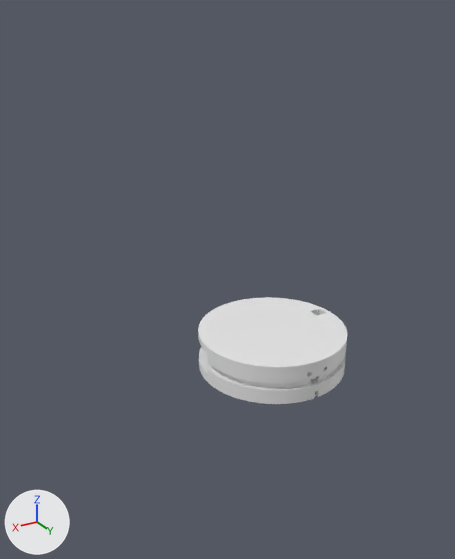
Before and after pictures for a commit that changed the Blender file Blender/!3D Printing/Semrah V1/OfficialAfterModifierApplications.blend.
Rendered twice from a 50 mm lens placed at (70.8, 99.2, 77.1), pointed at (6.1, -8.7, 23.2). Lighting does not change. The marker at lower left points along +X, +Y and +Z.

In view in the first picture: 'BatteryHolder'.
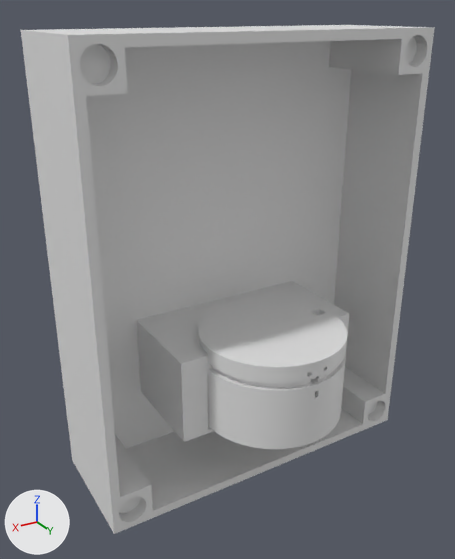
Where the change shows, as pixel boxes (x1, y1, x2, y2) in the pictures (455 x 559 px):
'ProjectHolder', added: after (21, 25, 435, 534)
'MotorHolder', shown: after (208, 375, 344, 449)

What the commit changed:
Mesh me_cylinder_018 is new.
It has 384 vertices, 258 faces and spans x -1.0..1.0, y -1.0..1.0, z -1.67..1.0.
Mesh me_cylinder_017 is new.
It has 384 vertices, 258 faces and spans x -1.0..1.0, y -1.0..1.0, z -1.67..1.0.
Mesh me_projectholder is new.
It has 898 vertices, 1731 faces, 9 loose edges and spans x -39.0..39.2, y -27.5..0.0, z -24.8..73.5.
Object 'MotorHolder' (ob_motorholder) is now shown.
Object 'ProjectHolder' (ob_projectholder) is new; it shows me_projectholder.
Its location is (0.0, 0.0, 0.0).
It gains a BOOLEAN modifier named 'Boolean'.
Modifier setting: object = ob_cylinder_004.
It gains a BOOLEAN modifier named 'Boolean.001'.
Modifier setting: object = ob_cylinder_002.
It gains a BOOLEAN modifier named 'Boolean.002'.
Modifier setting: object = ob_cylinder_003.
It gains a BOOLEAN modifier named 'Boolean.003'.
Modifier setting: object = ob_cylinder_001.
Object 'Cylinder.004' (ob_cylinder_004) is new; it shows me_cylinder_018.
Its location is (34.66, -1.5, 69.0).
Its rotation in degrees is (90, 0, 0).
Its scale is (3.12, 3.12, 1.5).
It is now shown.
Object 'Cylinder.001' (ob_cylinder_001) is new; it shows a copy of me_cylinder_018.
Its location is (-34.45, -1.5, 69.0).
Its rotation in degrees is (90, 0, 0).
Its scale is (3.12, 3.12, 1.5).
It is now shown.
Object 'Cylinder.003' (ob_cylinder_003) is new; it shows me_cylinder_017.
Its location is (34.66, -1.5, -20.25).
Its rotation in degrees is (90, 0, 0).
Its scale is (3.12, 3.12, 1.5).
It is now shown.
Object 'Cylinder.002' (ob_cylinder_002) is new; it shows a copy of me_cylinder_017.
Its location is (-34.45, -1.5, -20.25).
Its rotation in degrees is (90, 0, 0).
Its scale is (3.12, 3.12, 1.5).
It is now shown.
